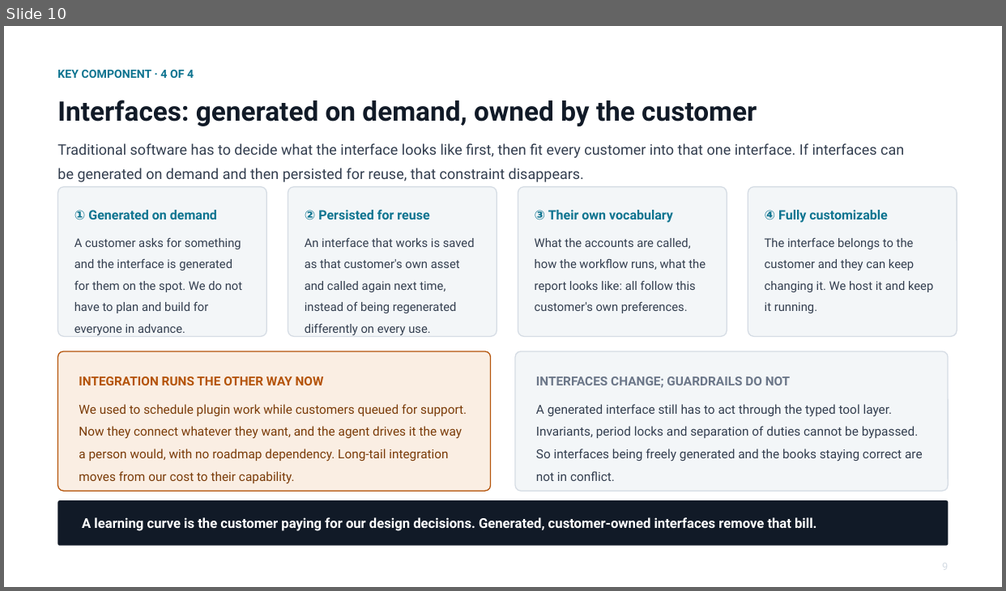
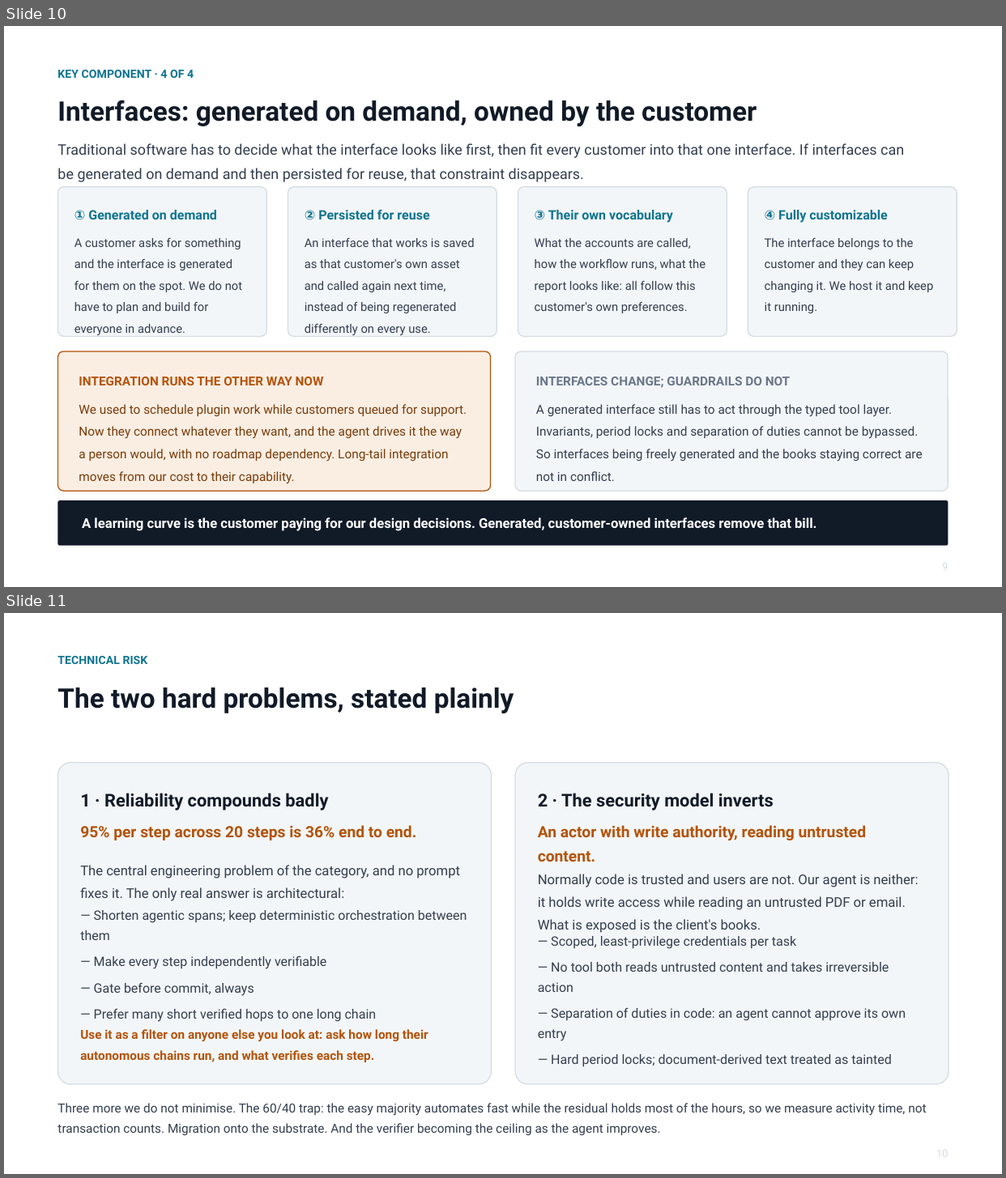
Before and after one commit to cllu/aimi-accounting-software-proposal, a slide deck: agent-native-accounting-deck.pptx. Shown one above the other, each under a label of ours: slide 10 before the commit, slides 10 and 11 after it. The pictures are 1006x591 and 1006x1178 pixels, drawn with LibreOffice and Linux fonts; fonts in the diff are those of the drawing. Boxes give left, top, right and bottom in pixels: in the first picture for what was removed or moved away, otherwise in the second. Text is boxed around its words. In the diff, an @@ line names an element or a change of style, - is before the commit and + after.

```diff
--- a/agent-native-accounting-deck.pptx
+++ b/agent-native-accounting-deck.pptx
@@ slide 11 added at box(4, 613, 1002, 1174), background #FFFFFF @@
@@ text added at box(57, 656, 148, 664), 11 pt, text #0E7490, bold @@
+TECHNICAL RISK
@@ text added at box(57, 688, 514, 713), 26 pt, text #111A27, bold @@
+The two hard problems, stated plainly
@@ rounded rectangle added at box(58, 763, 492, 1084), fill #F3F6F8, outline #D5DCE4 1 pt @@
@@ rounded rectangle added at box(515, 763, 948, 1084), fill #F3F6F8, outline #D5DCE4 1 pt @@
@@ text added at box(80, 793, 328, 811), 17 pt, text #111A27, bold @@
+1 · Reliability compounds badly
@@ text added at box(538, 793, 774, 811), 17 pt, text #111A27, bold @@
+2 · The security model inverts
@@ text added at box(80, 825, 417, 841), 15 pt, text #B45309, bold @@
+95% per step across 20 steps is 36% end to end.
@@ text added at box(538, 825, 866, 862), 15 pt, text #B45309, bold @@
+An actor with write authority, reading untrusted content.
@@ text added at box(80, 865, 460, 901), 13 pt, text #333E4F @@
+The central engineering problem of the category, and no prompt fixes it. The only real answer is architectural:
@@ text added at box(538, 874, 918, 933), 13 pt, text #333E4F @@
+Normally code is trusted and users are not. Our agent is neither: it holds write access while reading an untrusted PDF or email. What is exposed is the client's books.
@@ text added at box(80, 910, 467, 1022), 12.5 pt, text #333E4F @@
+— Shorten agentic spans; keep deterministic orchestration between them
+— Make every step independently verifiable
+— Gate before commit, always
+— Prefer many short verified hops to one long chain
@@ text added at box(538, 936, 906, 1067), 12.5 pt, text #333E4F @@
+— Scoped, least-privilege credentials per task
+— No tool both reads untrusted content and takes irreversible action
+— Separation of duties in code: an agent cannot approve its own entry
+— Hard period locks; document-derived text treated as tainted
@@ text added at box(80, 1029, 428, 1063), 12 pt, text #B45309, bold @@
+Use it as a filter on anyone else you look at: ask how long their autonomous chains run, and what verifies each step.
@@ text added at box(57, 1103, 926, 1135), 12 pt, text #333E4F @@
+Three more we do not minimise. The 60/40 trap: the easy majority automates fast while the residual holds most of the hours, so we measure activity time, not transaction counts. Migration onto the substrate. And the verifier becoming the ceiling as the agent improves.
@@ text added at box(936, 1151, 948, 1157), 10 pt, text #D5DCE4 @@
+10
```
Also in this commit, not shown: 2 slides changed, 2 other slides added.
